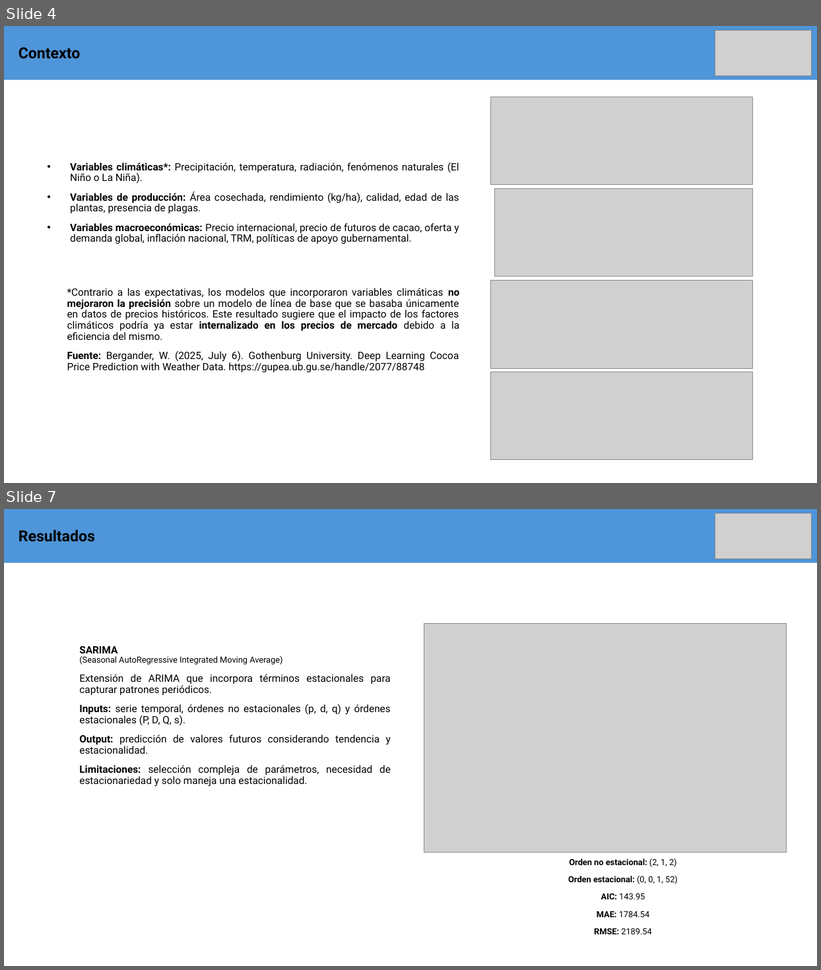
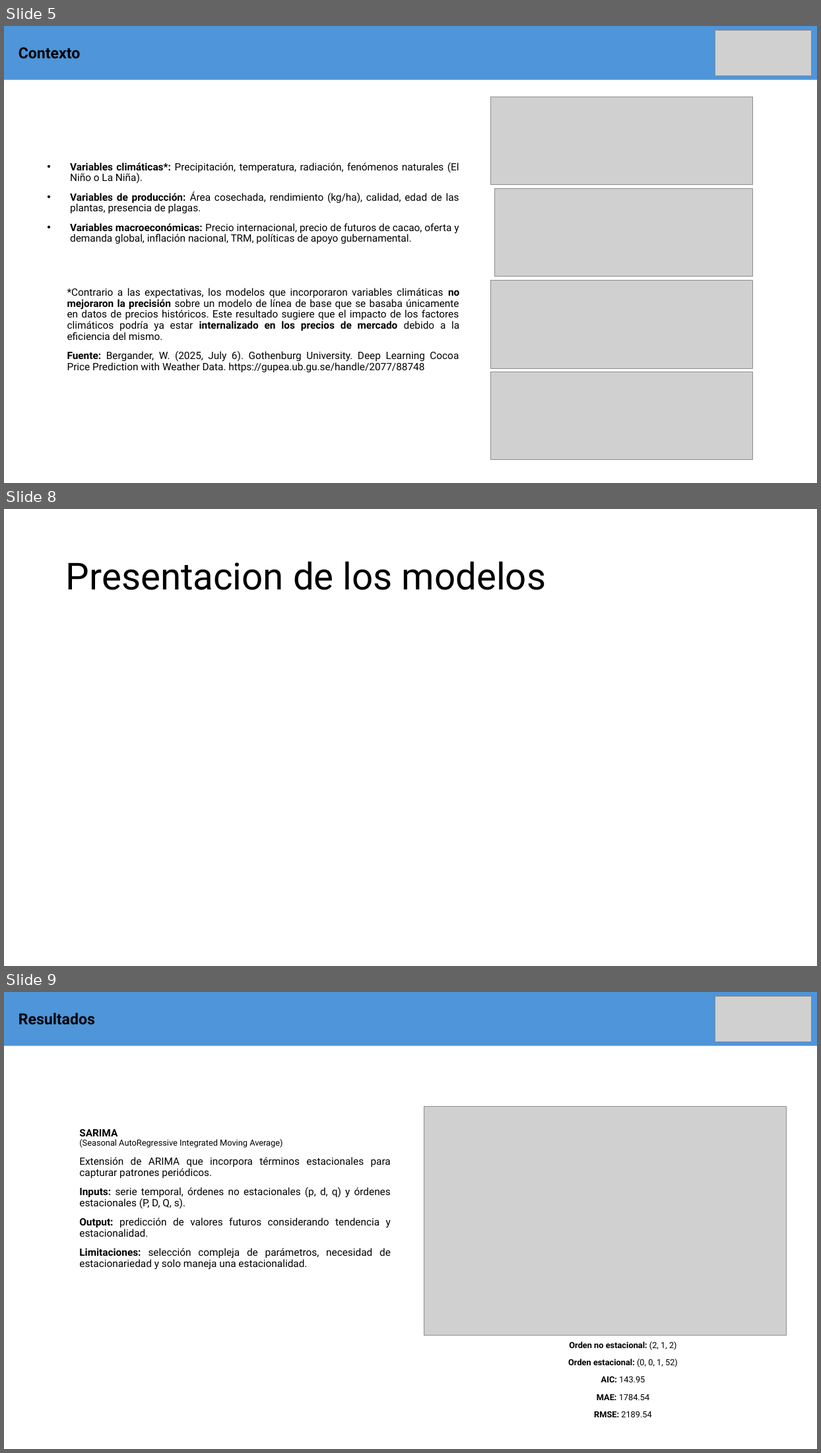
Before and after one commit to pedr0jos3/Mi-tesis, a slide deck: PresentacionAvances.pptx. Shown one above the other, each under a label of ours: slides 4 and 7 before the commit, slides 5, 8 and 9 after it; the slides between them are not shown. The pictures are 821x970 and 821x1453 pixels, drawn with LibreOffice and Linux fonts; fonts in the diff are those of the drawing; grey boxes stand for pictures. Boxes give left, top, right and bottom in pixels: in the first picture for what was removed or moved away, otherwise in the second. Text is boxed around its words. In the diff, an @@ line names an element or a change of style, - is before the commit and + after.

```diff
--- a/PresentacionAvances.pptx
+++ b/PresentacionAvances.pptx
@@ slide 8 added at (4, 509, 817, 966), background #FFFFFF @@
@@ title added at (66, 561, 546, 590), 44 pt, text #000000 @@
+Presentacion de los modelos
@@ what was slide 4 is now slide 5 @@
@@ what was slide 7 is now slide 9 @@
```
Also in this commit, not shown: 3 slides changed, 1 other slide added, 9 other files.
